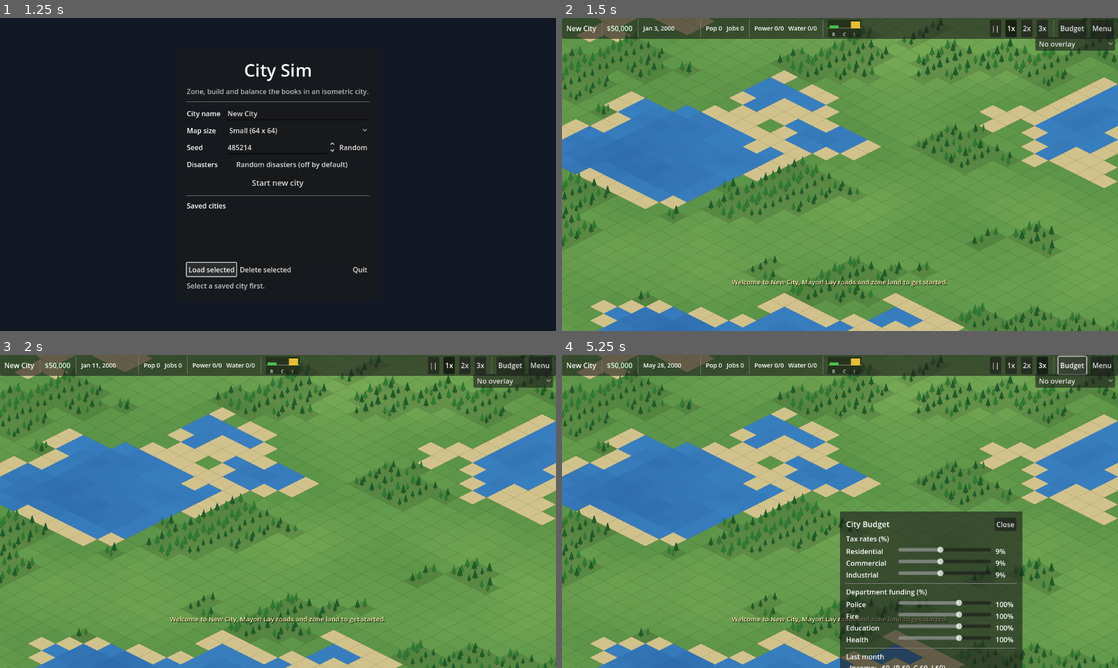
Above: before the commit, frames 1-4 (two rows, left to right).
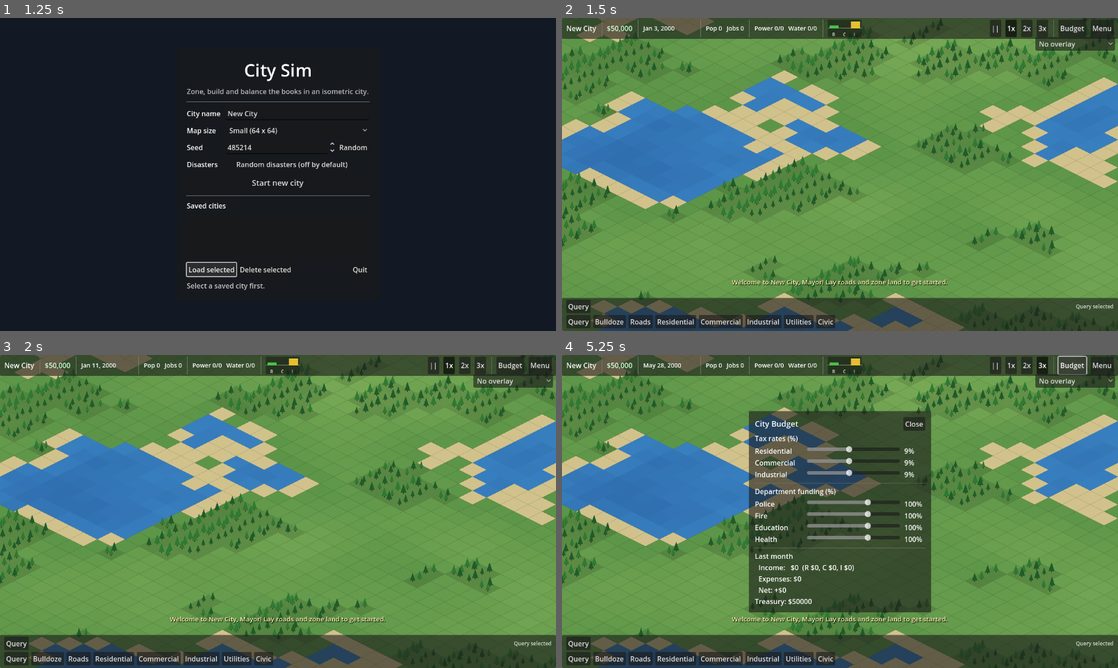
Above: after the commit, the same moments.

Repository: somoso/city-sim
Game: Godot game, scene res://scenes/main_menu.tscn
The game is run twice, just before and just after one commit, with the same random seed, the same clock (stepped at 60 frames per second) and the same inputs.
Inputs:
- Up to frame 1 (1.25 s): click "Load selected" at 0.5 s
- Up to frame 2 (1.5 s): click "Start new city" at 1.25 s
- Up to frame 3 (2 s): no input
- Up to frame 4 (5.25 s): click "||" at 2 s; click "1x" at 2.75 s; click "2x" at 3.5 s; click "3x" at 4.25 s; click "Budget" at 5 s

Frame 1 is identical in both runs. In frame 2, 11% of the frame differs, in the area x 0-100%, y 89-100%; in frame 3, 11%; in frame 4, 32%, in the area x 0-100%, y 17-100%.

Commit message:
Fix HUD anchoring, deepen zone road access, add screenshots
Rendered the game under Xvfb and fixed what the screenshots exposed: the
bottom toolbar grew off-screen, the info panel used an absolute position
instead of anchor offsets, centred panels hung from the screen centre, and
the overlay dropdown did not follow the active overlay.

Zoned lots now count as road-connected up to two tiles deep through lots of
the same zone type, so three-wide zone strips fill in like SimCity 4 lots.
Traffic from deeper lots routes through neighbouring lots' roads. Unserviced
lots decay more slowly.

Adds a screenshot capture scene (tests/screenshot_capture.tscn) and two
screenshots referenced from the README.

Co-Authored-By: Claude Fable 5.1 <noreply@anthropic.com>
Claude-Session: https://claude.ai/code/session_01D9MMg1GLpqTNqMF8JPRjrn

Diff:
--- a/scripts/sim/road_network.gd
+++ b/scripts/sim/road_network.gd
@@ -29,6 +29,10 @@
 		next_id += 1
 
 
+## Lots up to this many tiles from a road (through same-zone lots) count as connected.
+const ACCESS_DEPTH := 2
+
+
 static func _compute_access_and_commute(grid: CityGrid) -> void:
 	grid.road_access.fill(0)
 	grid.commute.fill(0.0)
@@ -37,15 +41,34 @@
 	var tile_comp := PackedInt32Array()
 	tile_comp.resize(grid.size)
 	tile_comp.fill(-1)
+	var depth := PackedInt32Array()
+	depth.resize(grid.size)
+	depth.fill(0)
 
+	# Depth 1: directly adjacent to a road.
 	for i in range(grid.size):
 		if grid.zone_type[i] == Constants.Zone.NONE:
 			continue
 		for n in grid.neighbors4(i):
 			if grid.is_road(n):
 				grid.road_access[i] = 1
+				depth[i] = 1
 				tile_comp[i] = grid.road_comp[n]
 				break
+
+	# Deeper lots reach the road through a connected lot of the same zone type.
+	for d in range(2, ACCESS_DEPTH + 1):
+		for i in range(grid.size):
+			if grid.zone_type[i] == Constants.Zone.NONE or grid.road_access[i] == 1:
+				continue
+			for n in grid.neighbors4(i):
+				if depth[n] == d - 1 and grid.zone_type[n] == grid.zone_type[i]:
+					grid.road_access[i] = 1
+					depth[i] = d
+					tile_comp[i] = tile_comp[n]
+					break
+
+	for i in range(grid.size):
 		if grid.road_access[i] == 1:
 			var c := tile_comp[i]
 			comp_pop[c] = comp_pop.get(c, 0) + grid.population[i]
@@ -76,6 +99,14 @@
 			if grid.is_road(n):
 				roads.append(n)
 		if roads.is_empty():
+			# Deeper lots send their trips through the roads next to neighbouring lots.
+			for n in grid.neighbors4(i):
+				if grid.zone_type[n] == Constants.Zone.NONE:
+					continue
+				for m in grid.neighbors4(n):
+					if grid.is_road(m):
+						roads.append(m)
+		if roads.is_empty():
 			continue
 		var share := trips / float(roads.size())
 		for r in roads:
--- a/scripts/sim/zone_growth.gd
+++ b/scripts/sim/zone_growth.gd
@@ -52,7 +52,7 @@
 		elif grid.level[i] > 0:
 			var p_decay := 0.0
 			if not serviced:
-				p_decay = 0.20
+				p_decay = 0.12
 			elif demand < -30.0:
 				p_decay = (-demand - 30.0) / 70.0 * 0.12
 			if z == Constants.Zone.RES and grid.crime[i] > 70.0:
--- a/scripts/ui/budget_panel.gd
+++ b/scripts/ui/budget_panel.gd
@@ -14,6 +14,8 @@
 	visible = false
 	custom_minimum_size = Vector2(420, 0)
 	set_anchors_and_offsets_preset(Control.PRESET_CENTER)
+	grow_horizontal = Control.GROW_DIRECTION_BOTH
+	grow_vertical = Control.GROW_DIRECTION_BOTH
 	var margin := MarginContainer.new()
 	for side in ["margin_left", "margin_right", "margin_top", "margin_bottom"]:
 		margin.add_theme_constant_override(side, 14)
--- a/scripts/ui/game_menu.gd
+++ b/scripts/ui/game_menu.gd
@@ -14,6 +14,8 @@
 	visible = false
 	custom_minimum_size = Vector2(380, 0)
 	set_anchors_and_offsets_preset(Control.PRESET_CENTER)
+	grow_horizontal = Control.GROW_DIRECTION_BOTH
+	grow_vertical = Control.GROW_DIRECTION_BOTH
 	var margin := MarginContainer.new()
 	for side in ["margin_left", "margin_right", "margin_top", "margin_bottom"]:
 		margin.add_theme_constant_override(side, 14)
--- a/scripts/ui/hud.gd
+++ b/scripts/ui/hud.gd
@@ -67,6 +67,8 @@
 	Events.funds_changed.connect(func(_f: int) -> void: _refresh_stats())
 	Events.speed_changed.connect(_refresh_speed)
 	Events.tool_changed.connect(_refresh_tool)
+	Events.overlay_changed.connect(func(o: int) -> void:
+		overlay_select.select(overlay_select.get_item_index(o)))
 	Events.message.connect(_show_news)
 	Events.city_started.connect(_refresh_all)
 	_refresh_all()
@@ -83,6 +85,9 @@
 	var p := PanelContainer.new()
 	p.mouse_filter = Control.MOUSE_FILTER_STOP
 	p.set_anchors_and_offsets_preset(preset)
+	# Panels anchored to the bottom edge must grow upward to stay on screen.
+	if preset == Control.PRESET_BOTTOM_WIDE:
+		p.grow_vertical = Control.GROW_DIRECTION_BEGIN
 	return p
 
 
@@ -252,8 +257,10 @@
 	overlay_select.item_selected.connect(func(idx: int) -> void:
 		GameState.set_overlay(overlay_select.get_item_id(idx)))
 	overlay_select.set_anchors_and_offsets_preset(Control.PRESET_TOP_RIGHT)
-	overlay_select.position = Vector2(-190, 44)
-	overlay_select.size = Vector2(180, 30)
+	overlay_select.offset_left = -190
+	overlay_select.offset_right = -10
+	overlay_select.offset_top = 44
+	overlay_select.offset_bottom = 74
 	overlay_select.tooltip_text = "Data view"
 	add_child(overlay_select)
 
--- a/scripts/ui/info_panel.gd
+++ b/scripts/ui/info_panel.gd
@@ -10,7 +10,11 @@
 func _ready() -> void:
 	mouse_filter = Control.MOUSE_FILTER_STOP
 	set_anchors_and_offsets_preset(Control.PRESET_CENTER_LEFT)
-	position = Vector2(10, -170)
+	offset_left = 10
+	offset_right = 270
+	offset_top = -180
+	offset_bottom = -180
+	grow_vertical = Control.GROW_DIRECTION_END
 	custom_minimum_size = Vector2(260, 0)
 	visible = false
 	var margin := MarginContainer.new()
--- a/tests/scene_smoke_test.gd
+++ b/tests/scene_smoke_test.gd
@@ -36,8 +36,8 @@
 			game.apply_tool_at(Constants.Tool.ZONE_R_MED, x, y + 1, x + 4, y + 2)
 			game.apply_tool_at(Constants.Tool.ZONE_C_HIGH, x + 5, y + 1, x + 9, y + 2)
 			game.apply_tool_at(Constants.Tool.ZONE_I_LOW, x, y + 3, x + 9, y + 4)
-			game.apply_tool_at(Constants.Tool.POWER_WIND, x, y - 1, 0, 0)
-			game.apply_tool_at(Constants.Tool.WATER_TOWER, x + 1, y - 1, 0, 0)
+			game.apply_tool_at(Constants.Tool.POWER_COAL, x, y - 2, 0, 0)
+			game.apply_tool_at(Constants.Tool.WATER_TOWER, x + 2, y - 1, 0, 0)
 			game.apply_tool_at(Constants.Tool.POLICE, x + 3, y - 2, 0, 0)
 			game.apply_tool_at(Constants.Tool.PARK, x + 6, y - 1, 0, 0)
 			GameState.set_speed(3)
@@ -57,7 +57,9 @@
 		8:
 			for m in range(24):
 				GameState.tick_month()
-			check(GameState.population > 0, "population after 2 years: %d" % GameState.population)
+			check(GameState.population > 0, "population after 2 years: %d (power %d/%d, water %d/%d)" % [
+				GameState.population, int(GameState.power_demand), int(GameState.power_supply),
+				int(GameState.water_demand), int(GameState.water_supply)])
 			game.hud.budget_panel.toggle()
 			game.hud.menu_panel.toggle()
 			check(GameState.speed == 0, "menu pauses the game")
--- /dev/null
+++ b/tests/screenshot_capture.gd
@@ -0,0 +1,134 @@
+extends Node
+## Builds a demo town, runs it for a few years and saves screenshots of the viewport.
+## Useful for eyeballing the renderer without playing. Run under a display (or Xvfb):
+##   godot --path . tests/screenshot_capture.tscn -- --out=/tmp/shots
+## Screenshots are written to the --out directory (default: user://screenshots).
+
+var frames := 0
+var game: Node2D
+var out_dir := "user://screenshots"
+var shot := 0
+
+
+func _ready() -> void:
+	for arg in OS.get_cmdline_user_args():
+		if arg.begins_with("--out="):
+			out_dir = arg.trim_prefix("--out=")
+	DirAccess.make_dir_recursive_absolute(out_dir)
+	GameState.new_city(64, 64, 20240918, "Demoville", false)
+	game = load("res://scenes/game.tscn").instantiate()
+	add_child(game)
+
+
+func _build_town() -> void:
+	var grid: CityGrid = GameState.grid
+	var origin := Vector2i(-1, -1)
+	# Find an all-land 22x18 block.
+	for y in range(0, grid.height - 18):
+		for x in range(0, grid.width - 22):
+			var ok := true
+			for dy in range(18):
+				for dx in range(22):
+					if not grid.is_land(grid.idx(x + dx, y + dy)):
+						ok = false
+						break
+				if not ok:
+					break
+			if ok:
+				origin = Vector2i(x, y)
+				break
+		if origin.x >= 0:
+			break
+	if origin.x < 0:
+		origin = TerrainGenerator.find_start_tile(grid)
+	var ox := origin.x
+	var oy := origin.y
+	GameState.funds = 200000
+	var T := Constants.Tool
+	# Grid of roads.
+	for k in range(0, 4):
+		game.apply_tool_at(T.ROAD, ox, oy + 2 + k * 4, ox + 20, oy + 2 + k * 4)
+	game.apply_tool_at(T.ROAD, ox + 10, oy + 2, ox + 10, oy + 14)
+	game.apply_tool_at(T.ROAD, ox, oy + 2, ox, oy + 14)
+	game.apply_tool_at(T.ROAD, ox + 20, oy + 2, ox + 20, oy + 14)
+	# Zones between the roads.
+	game.apply_tool_at(T.ZONE_R_LOW, ox + 1, oy + 3, ox + 9, oy + 5)
+	game.apply_tool_at(T.ZONE_R_MED, ox + 1, oy + 7, ox + 9, oy + 9)
+	game.apply_tool_at(T.ZONE_R_HIGH, ox + 1, oy + 11, ox + 9, oy + 13)
+	game.apply_tool_at(T.ZONE_C_LOW, ox + 11, oy + 3, ox + 15, oy + 5)
+	game.apply_tool_at(T.ZONE_C_HIGH, ox + 11, oy + 7, ox + 19, oy + 9)
+	game.apply_tool_at(T.ZONE_I_LOW, ox + 16, oy + 3, ox + 19, oy + 5)
+	game.apply_tool_at(T.ZONE_I_MED, ox + 11, oy + 11, ox + 19, oy + 13)
+	# Utilities and services along the top road.
+	game.apply_tool_at(T.POWER_COAL, ox + 1, oy, 0, 0)
+	game.apply_tool_at(T.WATER_TOWER, ox + 4, oy + 1, 0, 0)
+	game.apply_tool_at(T.WATER_TOWER, ox + 5, oy + 1, 0, 0)
+	game.apply_tool_at(T.POWER_WIND, ox + 6, oy + 1, 0, 0)
+	game.apply_tool_at(T.WATER_TOWER, ox + 7, oy + 1, 0, 0)
+	game.apply_tool_at(T.FIRE_STATION, ox + 8, oy, 0, 0)
+	game.apply_tool_at(T.POLICE, ox + 12, oy, 0, 0)
+	game.apply_tool_at(T.SCHOOL, ox + 15, oy, 0, 0)
+	game.apply_tool_at(T.PARK, ox + 18, oy + 1, 0, 0)
+	game.apply_tool_at(T.PARK, ox + 19, oy + 1, 0, 0)
+	game.apply_tool_at(T.HOSPITAL, ox + 1, oy + 15, 0, 0)
+	game.camera.focus_tile(Vector2i(ox + 10, oy + 8))
+	game.camera.zoom = Vector2(1.0, 1.0)
+	GameState.set_speed(0)
+
+
+func _save_shot(name: String) -> void:
+	var img := get_viewport().get_texture().get_image()
+	var path := "%s/%s.png" % [out_dir, name]
+	var err := img.save_png(path)
+	print("screenshot %s -> %s (%s)" % [name, path, error_string(err)])
+
+
+func _process(_delta: float) -> void:
+	frames += 1
+	match frames:
+		3:
+			_build_town()
+		8:
+			_save_shot("01_fresh_zones")
+		9:
+			for m in range(48):
+				GameState.tick_month()
+			print("after 4 years: pop %d jobs %d funds %d" % [GameState.population, GameState.jobs_total, GameState.funds])
+		14:
+			_save_shot("02_grown_city")
+			GameState.set_overlay(Constants.Overlay.LAND_VALUE)
+		18:
+			_save_shot("03_land_value_overlay")
+			GameState.set_overlay(Constants.Overlay.NONE)
+			GameState.set_tool(Constants.Tool.HOSPITAL)
+			game.cursor_layer.set_hover(Vector2i(32, 40))
+			Events.tile_selected.emit(GameState.grid.idx(20, 20))
+			game.hud.budget_panel.toggle()
+			GameState.set_tool(Constants.Tool.ZONE_R_HIGH)
+			game.cursor_layer.set_hover(Vector2i(30, 44))
+			game.cursor_layer.begin_drag(Vector2i(26, 40))
+		22:
+			_save_shot("04_ui_panels")
+			game.hud.close_panels()
+			game.cursor_layer.end_drag()
+			GameState.set_tool(Constants.Tool.NONE)
+			game.hud.menu_panel._trigger("tornado")
+			game.hud.menu_panel._trigger("fire")
+			for m in range(2):
+				GameState.tick_month()
+		26:
+			_save_shot("05_disaster")
+			game.cursor_layer.visible = false
+		28:
+			_save_shot("06_no_cursor")
+			game.cursor_layer.visible = true
+			game.hud.visible = false
+		30:
+			_save_shot("07_no_hud")
+			game.hud.visible = true
+			# Enlarged crop of the bottom-right corner for close inspection.
+			var img := get_viewport().get_texture().get_image()
+			var crop := img.get_region(Rect2i(960, 540, 320, 180))
+			crop.resize(960, 540, Image.INTERPOLATE_NEAREST)
+			crop.save_png("%s/08_crop_bottom_right.png" % out_dir)
+			get_tree().quit(0)
--- /dev/null
+++ b/tests/screenshot_capture.tscn
@@ -0,0 +1,6 @@
+[gd_scene load_steps=2 format=3]
+
+[ext_resource type="Script" path="res://tests/screenshot_capture.gd" id="1_shot"]
+
+[node name="ScreenshotCapture" type="Node"]
+script = ExtResource("1_shot")
Binary file added: docs/screenshots/city.png
Binary file added: docs/screenshots/ui.png
Not shown, changed: README.md
